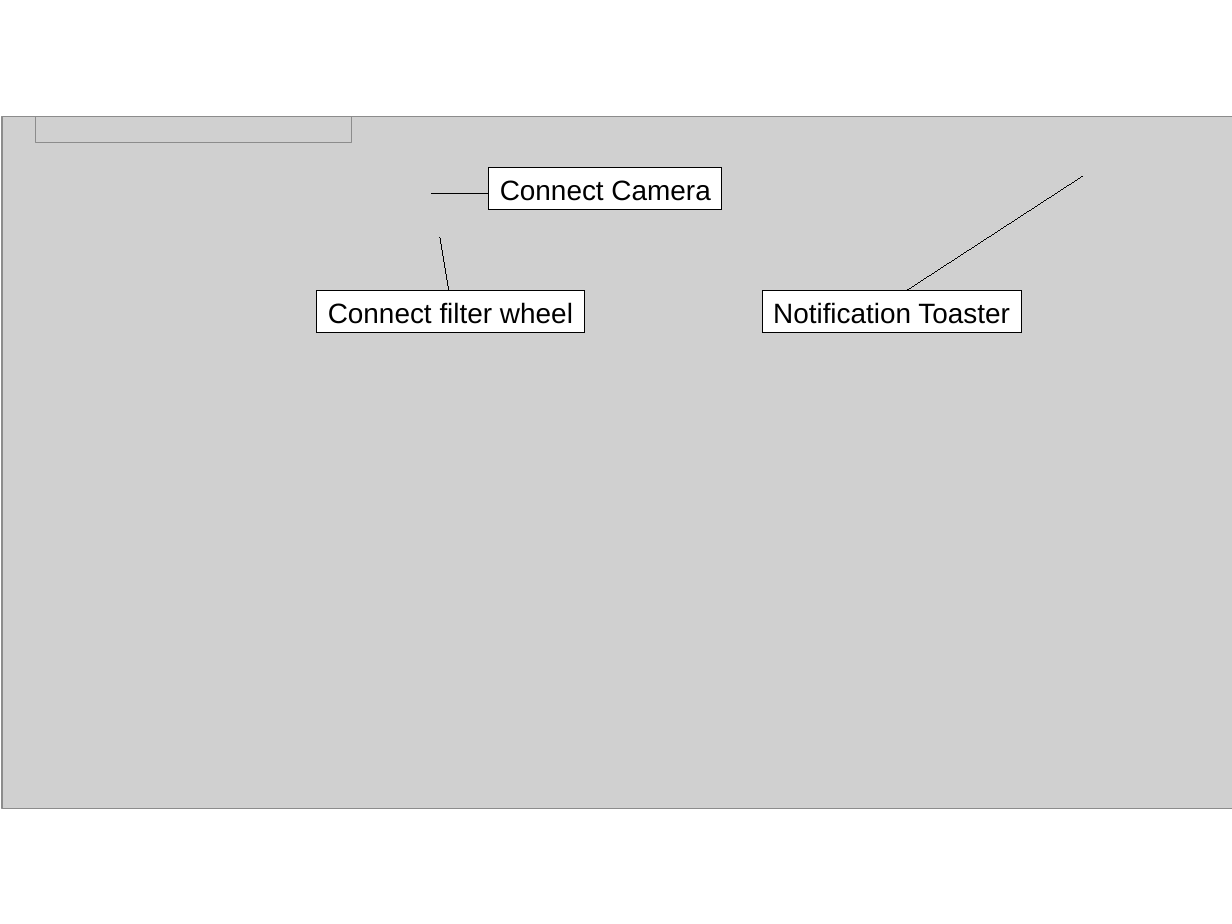
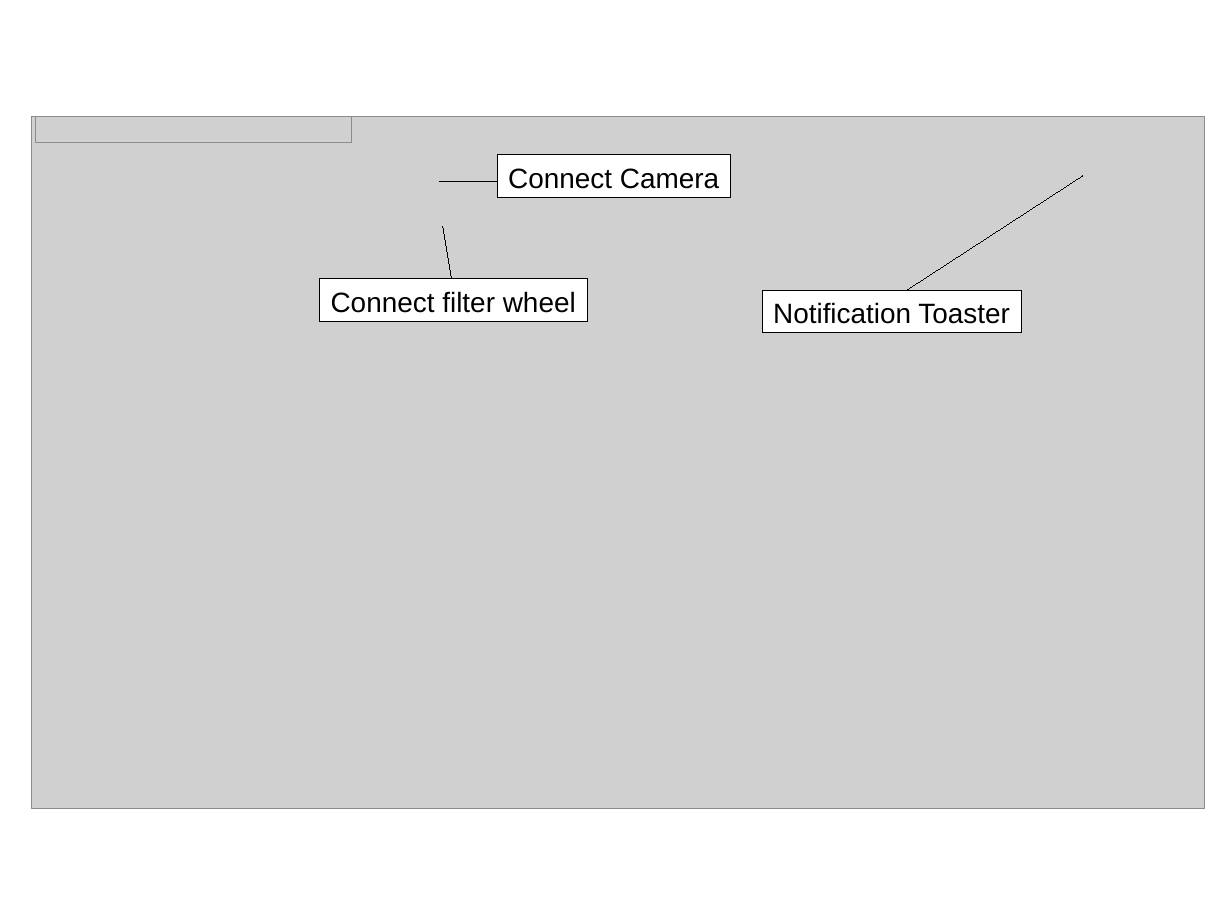
Before and after one commit to zslhg903/NINA, a slide deck: slide 2 of User_Manual.odp. Drawn at 1232x924 pixels with LibreOffice and Linux fonts; fonts in the diff are those of the drawing; grey boxes stand for pictures. Boxes give left, top, right and bottom in pixels: in the first picture for what was removed or moved away, otherwise in the second. Text is boxed around its words. In the diff, an @@ line names an element or a change of style, - is before the commit and + after.

```diff
--- a/User_Manual.odp
+++ b/User_Manual.odp
@@ picture resized from (x1=2, y1=116, x2=1232, y2=808) to (x1=31, y1=116, x2=1205, y2=808) @@
@@ rectangle "Connect Camera" moved from (x1=489, y1=168, x2=722, y2=210) to (x1=497, y1=155, x2=731, y2=198) @@
@@ line removed from (489, 193) to (432, 193) @@
@@ freeform shape added at (x1=439, y1=181, x2=497, y2=181), outline #000000 0 pt @@
@@ line removed from (449, 291) to (440, 238) @@
@@ freeform shape added at (x1=443, y1=226, x2=452, y2=278), outline #000000 0 pt @@
@@ rectangle "Connect filter wheel" moved from (x1=316, y1=291, x2=584, y2=333) to (x1=320, y1=279, x2=587, y2=322) @@
```
Also in this commit, not shown: 13 other slides changed, 2 slides added.
